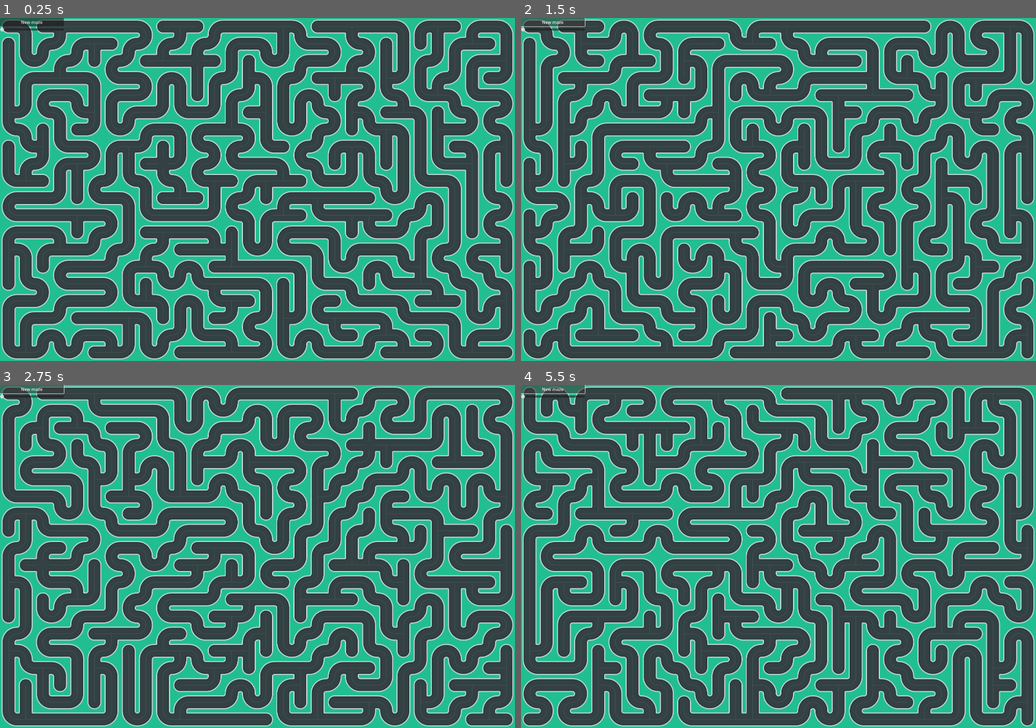
Above: before the commit, frames 1-4 (two rows, left to right).
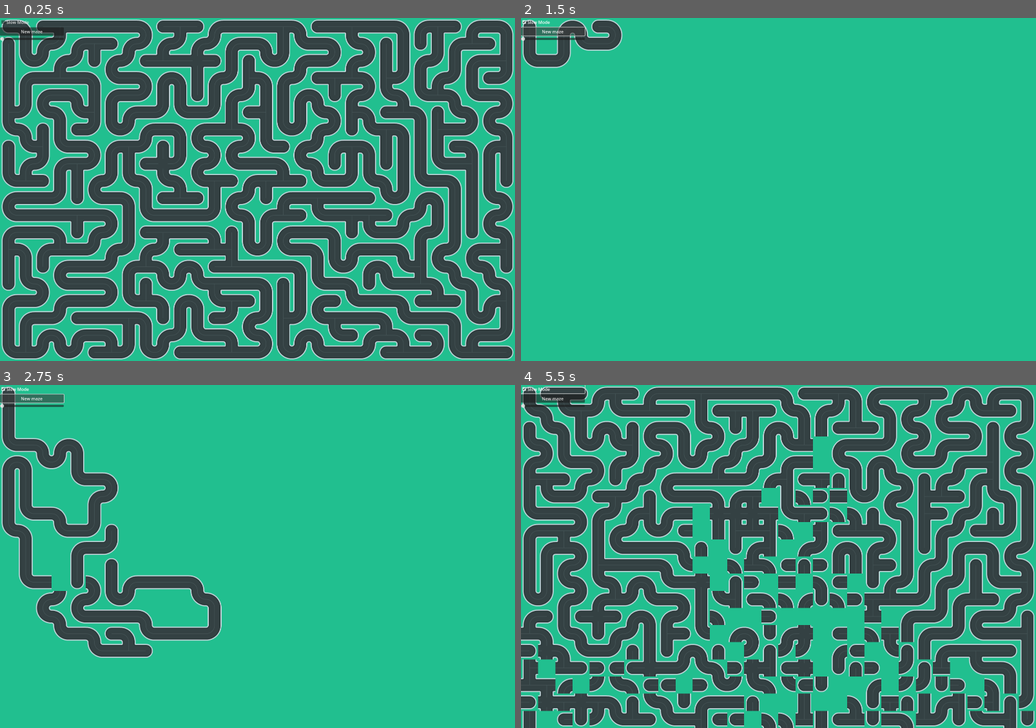
Above: after the commit, the same moments.

Repository: Zouizoui78/godot-maze
Game: Godot game, scene res://resources/MainScene.tscn
Two runs of this game, one before a commit and one after it. Both use one fixed random seed, a clock stepped at 60 frames per second and the inputs below.
Inputs (mouse positions are in pixels of both pictures, inside the frame that each line leads up to):
- Up to frame 1 (0.25 s): no input
- Up to frame 2 (1.5 s): click (551, 21) at 0.5 s, where only the run after the commit has a clickable "Slow Mode"; click "New maze" at 1.25 s
- Up to frame 3 (2.75 s): click "New maze" at 2 s
- Up to frame 4 (5.5 s): click (551, 388) at 2.75 s, where only the run after the commit has a clickable "Slow Mode"; click "New maze" at 3.5 s; click (551, 388) at 4.25 s, where only the run after the commit has a clickable "Slow Mode"

The runs differ from the first frame. In frame 1, 0.5% of the frame differs, in the area x 0-13%, y 0-7%; in frame 2, 74%, in the area x 0-100%, y 0-100%; in frame 3, 71%; in frame 4, 44%.

Commit message:
add slow_mode checkbox

Diff:
--- a/resources/MainScene.tscn
+++ b/resources/MainScene.tscn
@@ -39,6 +39,10 @@
 offset_right = 238.0
 offset_bottom = 83.0
 
+[node name="SlowModeCheckbox" type="CheckBox" parent="UI"]
+layout_mode = 2
+text = "Slow Mode"
+
 [node name="NewMazeButton" type="Button" parent="UI"]
 layout_mode = 2
 text = "New maze"
--- a/scripts/loop_slider.gd
+++ b/scripts/loop_slider.gd
@@ -6,6 +6,5 @@
 	self.value_changed.connect(self._update_maze)
 
 
-func _update_maze(value_changed: bool) -> void:
-	var maze_layer = get_node("/root/Node2D/MazeLayer")
-	maze_layer.make_maze(self.value, false)
+func _update_maze(_new_value: float) -> void:
+	get_node("/root/Node2D/MazeLayer").make_maze()
--- a/scripts/maze_layer.gd
+++ b/scripts/maze_layer.gd
@@ -29,9 +29,7 @@
 		show_tileset()
 		return
 
-	var slow_mode = args.any(func(arg): return arg in ["-s", "--slow-mode"])
-
-	make_maze(0, false)
+	make_maze()
 
 	# changement de la taille de la fenêtre pour qu'elle puisse afficher toutes les tuiles
 	get_window().size = Vector2i(width * tile_size[0], height * tile_size[1])
@@ -60,7 +58,7 @@
 func clear_maze() -> Array[Vector2i]:
 	clear()
 
-	var grass_atlas_coords = wall_mask_to_atlas_coords(W|S|E|N)
+	var grass_atlas_coords = wall_mask_to_atlas_coords(W | S | E | N)
 	var unvisited: Array[Vector2i]
 
 	# fill the map with solid tiles
@@ -72,7 +70,11 @@
 	return unvisited
 
 
-func make_maze(loop_fraction: float = 0, slow_mode: bool = false) -> void:
+func make_maze() -> void:
+	var loop_fraction = get_node("/root/Node2D/UI/LoopSlider").value
+	var slow_mode = get_node("/root/Node2D/UI/SlowModeCheckbox").is_pressed()
+
+	print("loop_fraction = ", loop_fraction, ", slow_mode = ", slow_mode)
 	seed(maze_seed)
 
 	var stack = []
@@ -110,17 +112,14 @@
 			current = stack.pop_back()
 
 		if slow_mode:
-			# attend le début du processing de la prochaine frame
-			# autrement dit on met à jour le labyrinthe une fois par frame
-			# donc 30 fois/secondes si on est à 30fps par exemple
 			await get_tree().process_frame
 
 	if loop_fraction > 0:
-		make_loops(loop_fraction)
-
-
-func make_loops(loop_fraction: float):
-	loop_fraction = clampf(loop_fraction, 0 , 1)
+		make_loops(loop_fraction, slow_mode)
+
+
+func make_loops(loop_fraction: float, slow_mode: bool):
+	loop_fraction = clampf(loop_fraction, 0, 1)
 	var cell_border_margin = 2
 
 	for i in range(int(width * height * loop_fraction)):
@@ -139,6 +138,9 @@
 
 			set_cell(cell, 0, wall_mask_to_atlas_coords(new_cell_wall))
 			set_cell(cell + neighbor, 0, wall_mask_to_atlas_coords(new_neighbor_wall_mask))
+
+		if slow_mode:
+			await get_tree().process_frame
 
 
 func wall_mask_to_atlas_coords(wall_mask: int) -> Vector2i:
@@ -162,7 +164,7 @@
 		W: # 8
 			return Vector2i(4, 2)
 		W | N: # 9
-			return Vector2i(1,0)
+			return Vector2i(1, 0)
 		W | E: # 10
 			return Vector2i(0, 0)
 		W | E | N: # 11
@@ -197,7 +199,7 @@
 			return S | E | N # 7
 		Vector2i(4, 2):
 			return W # 8
-		Vector2i(1,0):
+		Vector2i(1, 0):
 			return W | N # 9
 		Vector2i(0, 0):
 			return W | E # 10
--- a/scripts/new_maze_button.gd
+++ b/scripts/new_maze_button.gd
@@ -7,7 +7,6 @@
 
 
 func _on_click():
-	var loop_slider_value = get_node("../LoopSlider").value
 	var maze_layer = get_node("/root/Node2D/MazeLayer")
 	maze_layer.maze_seed = randi()
-	maze_layer.make_maze(loop_slider_value, false)
+	maze_layer.make_maze()
